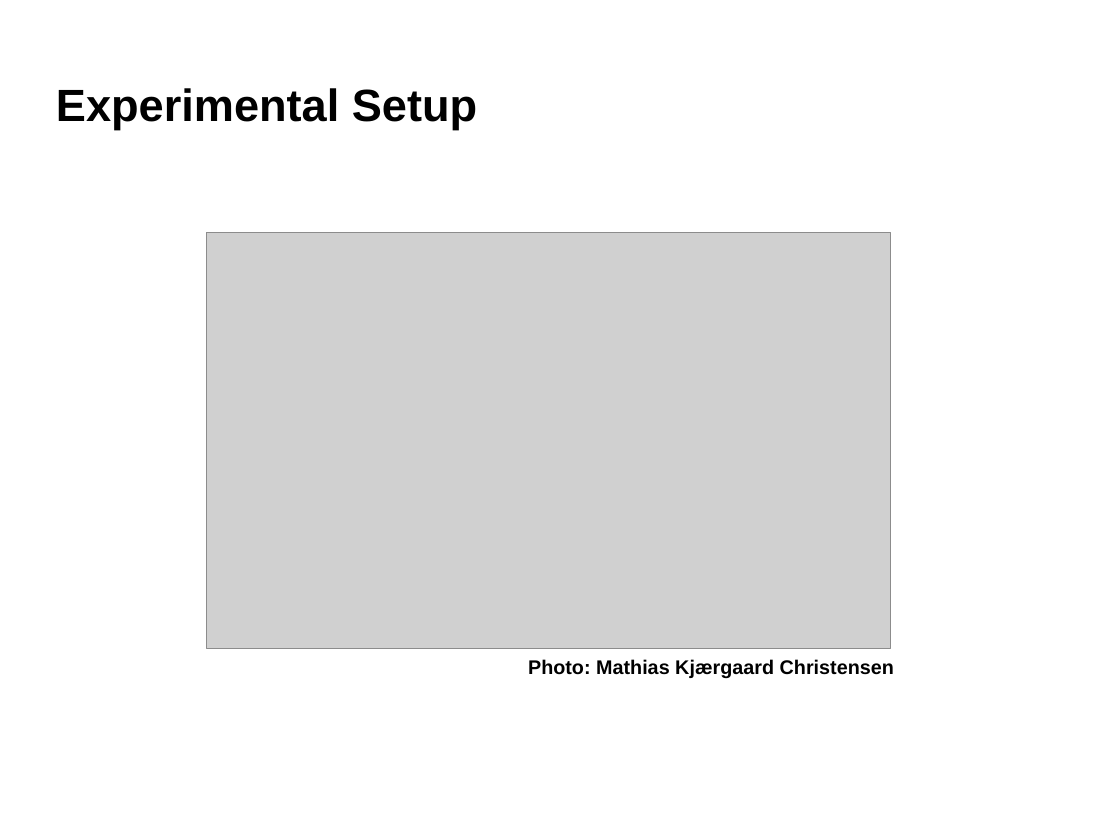
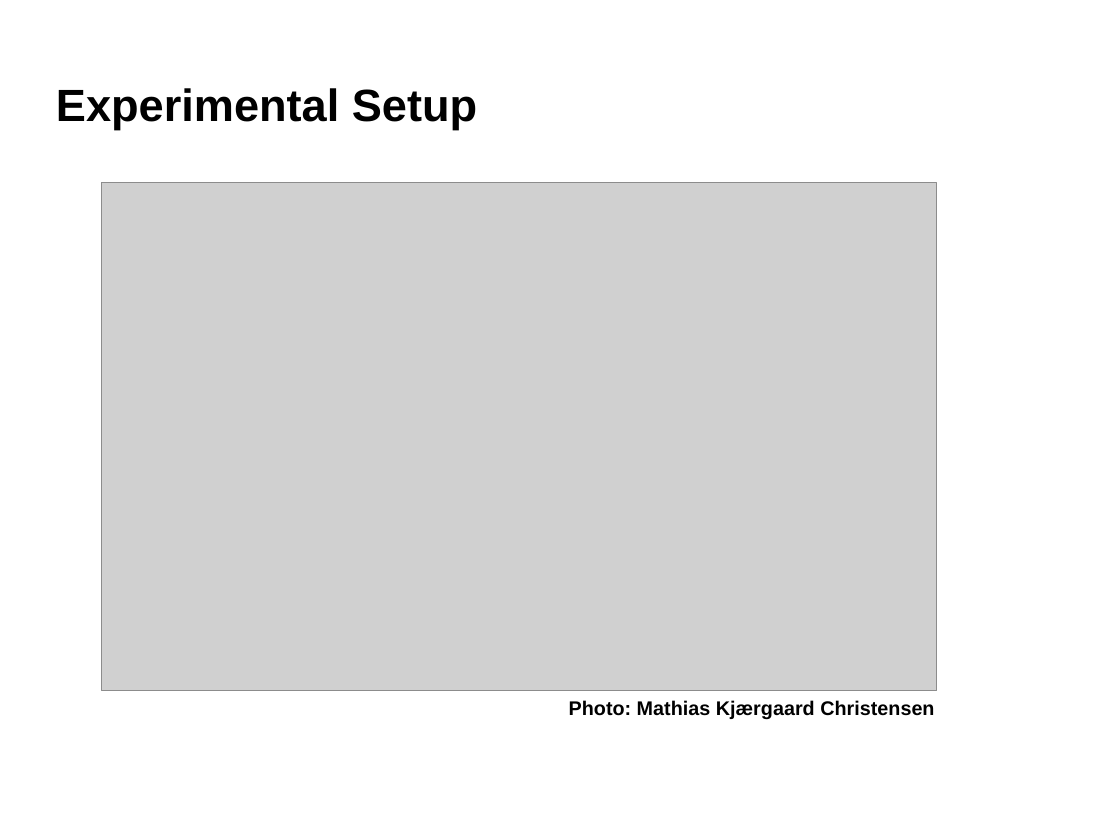
Before and after one commit to robertjensen/Thesis, a slide deck: slide 7 of defence/presentaation.odp (slide 6 before the commit). Drawn at 1120x840 pixels with LibreOffice and Linux fonts; fonts in the diff are those of the drawing; grey boxes stand for pictures; background and template pictures are left out. Boxes give left, top, right and bottom in pixels: in the first picture for what was removed or moved away, otherwise in the second. Text is boxed around its words. In the diff, an @@ line names an element or a change of style, - is before the commit and + after.

```diff
--- a/defence/presentaation.odp
+++ b/defence/presentaation.odp
@@ picture: place and size @@
-picture at (206,232,890,647)
+picture at (102,183,937,691)
@@ text "Photo: Mathias Kjærgaard Christensen": place and size @@
-text "Photo: Mathias Kjærgaard Christensen" at (528,659,894,678)
+text "Photo: Mathias Kjærgaard Christensen" at (569,700,934,720)
```
Also in this commit, not shown: 10 other slides changed, 10 slides added, 5 slides removed, 10 other files.
